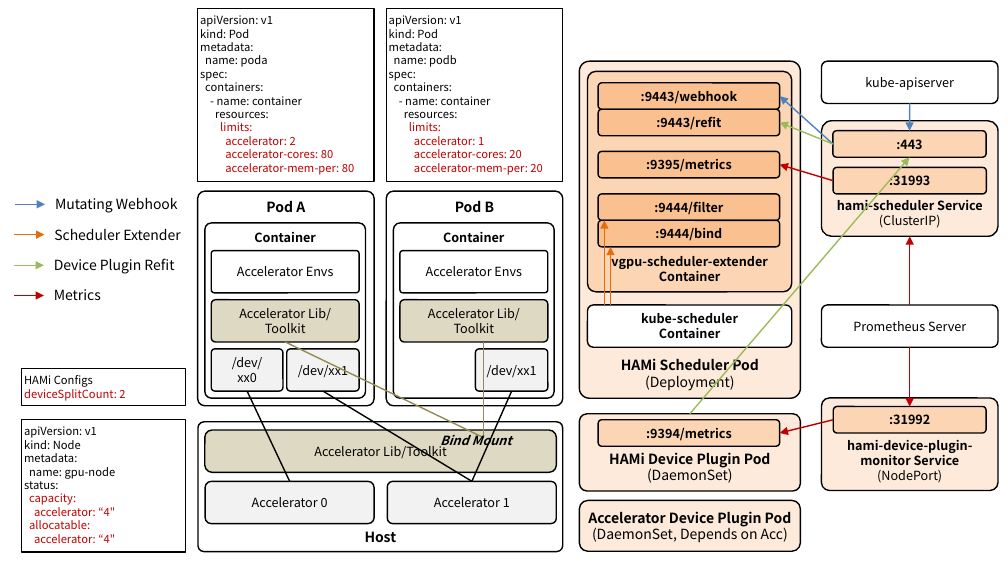
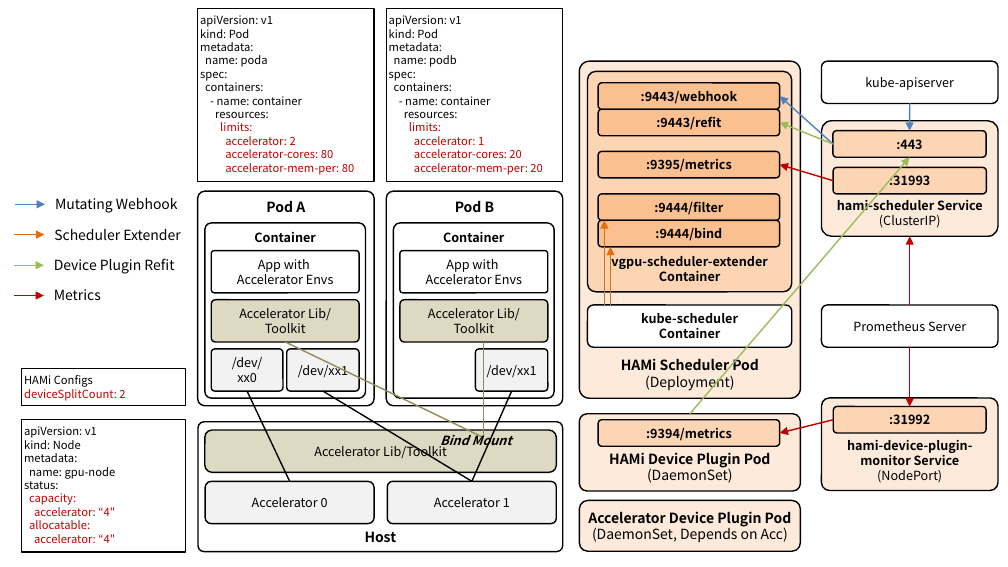
Before and after one commit to ssup2/blog-software, a slide deck: slide 5 of content/docs/theory-analysis/kubernetes-hami/images/images.pptx (slide 1 before the commit). Drawn at 1008x567 pixels with LibreOffice and Linux fonts; fonts in the diff are those of the drawing. Boxes give left, top, right and bottom in pixels: in the first picture for what was removed or moved away, otherwise in the second. Text is boxed around its words. In the diff, an @@ line names an element or a change of style, - is before the commit and + after.

```diff
--- a/content/docs/theory-analysis/kubernetes-hami/images/images.pptx
+++ b/content/docs/theory-analysis/kubernetes-hami/images/images.pptx
@@ text in rounded rectangle at (237,259,334,284): text changed @@
-Accelerator Envs
+App with
+Accelerator Envs
@@ text in rounded rectangle at (426,259,522,284): text changed @@
-Accelerator Envs
+App with
+Accelerator Envs
```
Also in this commit, not shown: 3 slides added, 3 other files.
